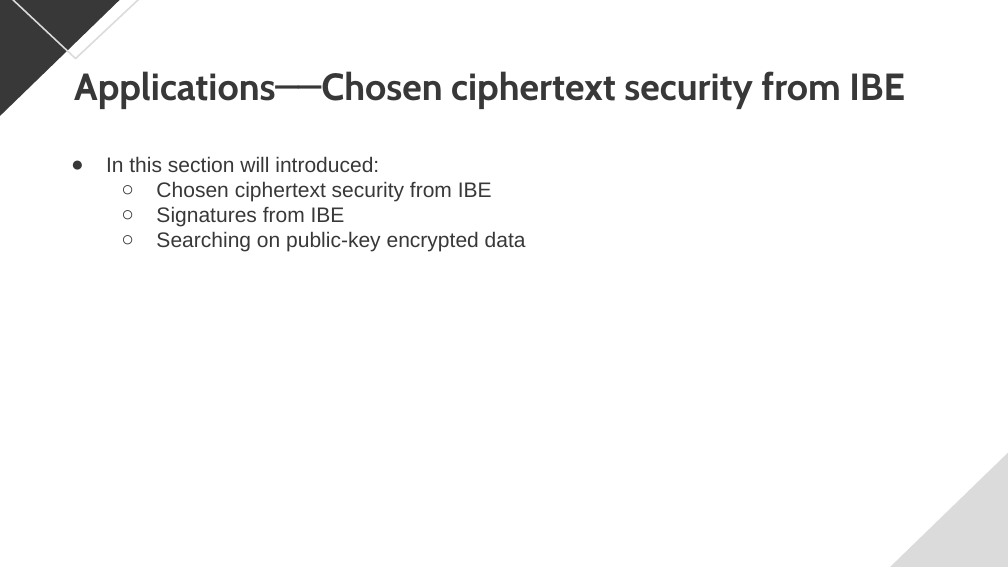
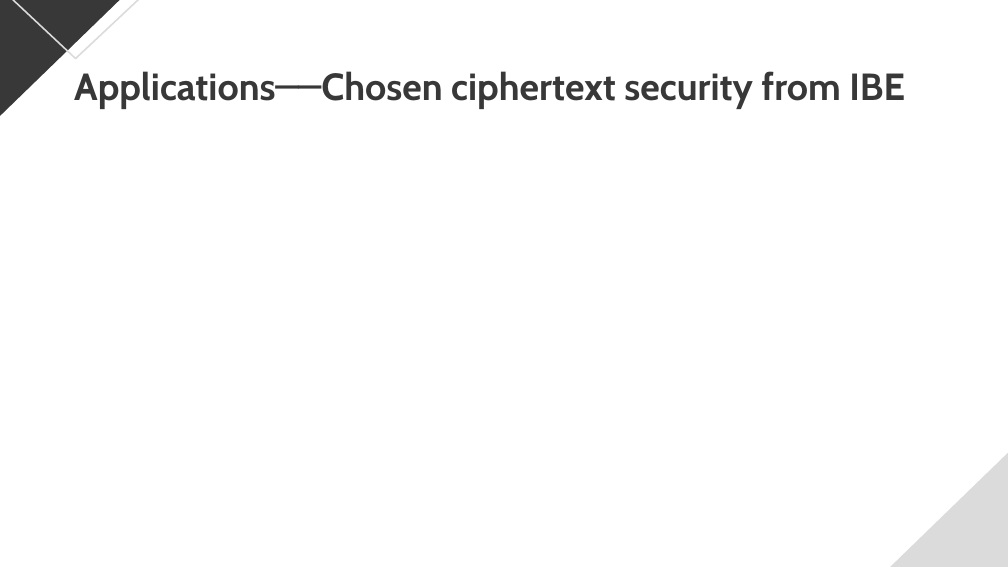
Before and after one commit to baiyanchen8/aliada, a slide deck: slide 30 of 碩士/課本書報/chap15.6-15.9 [自動儲存].pptx (slide 29 before the commit). Drawn at 1008x567 pixels with LibreOffice and Linux fonts; fonts in the diff are those of the drawing; grey boxes stand for pictures; background and template pictures are left out. Boxes give left, top, right and bottom in pixels: in the first picture for what was removed or moved away, otherwise in the second. Text is boxed around its words. In the diff, an @@ line names an element or a change of style, - is before the commit and + after.

Commit message:
asd

```diff
--- a/碩士/課本書報/chap15.6-15.9 [自動儲存].pptx
+++ b/碩士/課本書報/chap15.6-15.9 [自動儲存].pptx
@@ text removed at [106, 156, 526, 252] @@
-● In this section will introduced:
-  ○ Chosen ciphertext security from IBE
-  ○ Signatures from IBE
-  ○ Searching on public-key encrypted data
```
Also in this commit, not shown: 3 other slides changed, 13 slides added.
